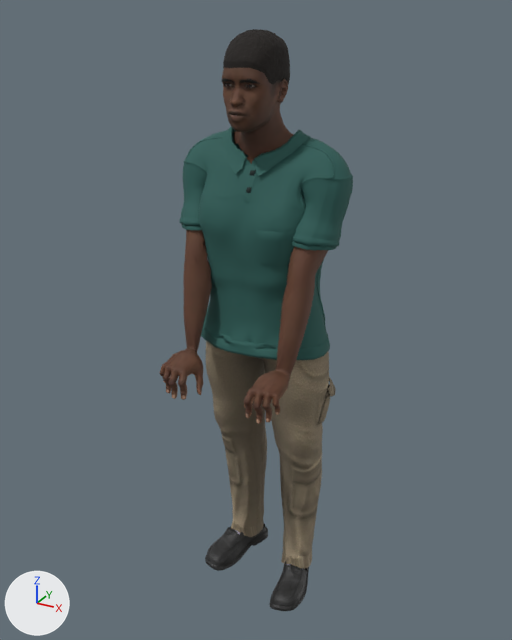
The glTF model assets/props/people-andre-stand-type-low-30.glb, before and after one commit.
Before and after are seen from a camera (50 mm lens) standing at (0.943, -1.691, 0.866) and looking at (-0.013, 0.048, -0.003). The lights are fixed; the arrows at lower left show +X, +Y and +Z. The picture after the commit comes second. Vertices at exactly the same position are counted once.

Before the edit, the objects in view are built like this:
```python
mat_human_namuhekam_male_polo_shirt = principled_material('Human.namuhekam_male_polo_shirt')
mat_human_namuhekam_male_polo_shirt.texture = img_people_andre_stand_type_low_30__4_polo_base_color_png
mat_human_namuhekam_male_polo_shirt.roughness = 0.82
me_base_001 = bpy.data.meshes.new('base.001')
me_base_001.from_pydata(...)  # 33986 vertices, 65580 faces; spans x -0.26..0.26, y -0.24..0.26, z -1.0..0.82
me_base_001.materials.append(mat_human_body)  # picture img_young_darkskinned_male_diffuse
me_base_001.materials.append(mat_human_cortu_cargo_pants)
me_base_001.materials.append(mat_human_eyebrow012)
me_base_001.materials.append(mat_human_eyelashes01)
me_base_001.materials.append(mat_human_low_poly)  # picture img_people_andre_stand_type_low_30__1_brown_eye_png_001
me_base_001.materials.append(mat_human_eyes_cornea)  # black #000000
me_base_001.materials.append(mat_human_namuhekam_male_polo_shirt)  # picture img_people_andre_stand_type_low_30__4_polo_base_color_png
me_base_001.materials.append(mat_human_shoes04)
me_base_001.materials.append(mat_human_cropped_coil_hair)
me_base_001.materials.append(mat_human_teeth_base)  # picture img_teeth
ob_people_andre_stand_type_low_30 = bpy.data.objects.new('people-andre-stand-type-low-30', me_base_001)
ob_people_andre_stand_type_low_30.location = (0.0, 0.0, 0.0)
```
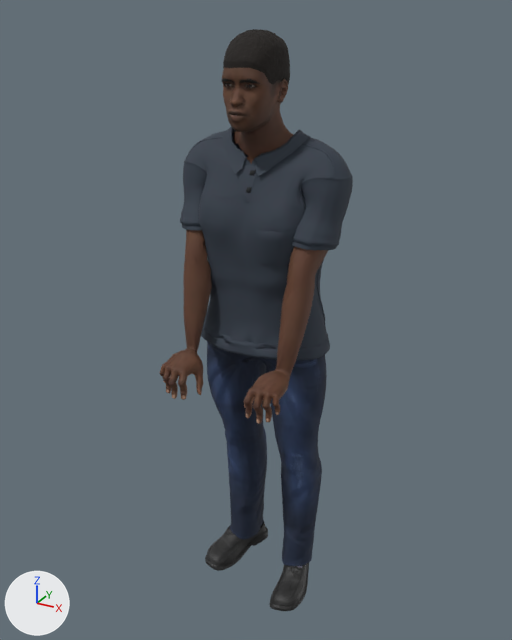
Boxes (x1, y1, x2, y2) around the edits, measured in the pictures (512 x 640 px; the box of a moved part takes in the faces that stretch with it):
'people-andre-stand-type-low-30', surface changed, reshaped: (160, 29, 353, 611) in both
part 1 of me_base_001, moved or reshaped: (161, 51, 344, 608) in both
part 2 of me_base_001, recoloured: (207, 360, 322, 515) in both

Patch to the scene script:
```diff
--- a/assets/props/people-andre-stand-type-low-30.glb.py
+++ b/assets/props/people-andre-stand-type-low-30.glb.py
@@ img_male_casualsuit04_normal @@
+img_male_casualsuit04_normal = load_image('male_casualsuit04_normal', '_unpacked/male_casualsuit04_normal', 1024, 1024, 'Non-Color')
@@ img_people_andre_stand_type_low_30__4_male_casualsuit04_diffuse_png_plain @@
+img_people_andre_stand_type_low_30__4_male_casualsuit04_diffuse_png_plain = load_image('people-andre-stand-type-low-30--4-male_casualsuit04_diffuse.png_plain', '_unpacked/people-andre-stand-type-low-30--4-male_casualsuit04_diffuse.png_plain', 1024, 1024, 'sRGB')
@@ img_people_andre_stand_type_low_30__5_polo_base_color_png @@
+img_people_andre_stand_type_low_30__5_polo_base_color_png = load_image('people-andre-stand-type-low-30--5-Polo_Base_Color.png', '_unpacked/people-andre-stand-type-low-30--5-Polo_Base_Color.png', 1024, 1024, 'sRGB')
@@ mat_human_namuhekam_male_polo_shirt @@
 mat_human_namuhekam_male_polo_shirt = principled_material('Human.namuhekam_male_polo_shirt')
-mat_human_namuhekam_male_polo_shirt.texture = img_people_andre_stand_type_low_30__4_polo_base_color_png
+mat_human_namuhekam_male_polo_shirt.texture = img_people_andre_stand_type_low_30__5_polo_base_color_png
 mat_human_namuhekam_male_polo_shirt.roughness = 0.82
@@ mat_human_male_casualsuit04_pants @@
+mat_human_male_casualsuit04_pants = bpy.data.materials.new('Human.male_casualsuit04_pants')
+# uses the picture img_male_casualsuit04_normal
+# uses the picture img_people_andre_stand_type_low_30__4_male_casualsuit04_diffuse_png_plain
@@ me_base_001 @@
 # used by ob_people_andre_stand_type_low_30; location = (0.0, 0.0, 0.0)
-me_base_001.from_pydata(...)  # 33986 vertices, 65580 faces; spans x -0.26..0.26, y -0.24..0.26, z -1.0..0.82
+me_base_001.from_pydata(...)  # 34218 vertices, 66174 faces; spans x -0.26..0.26, y -0.24..0.26, z -1.0..0.82
+# me_base_001 part 1: 737 vertices moved within x -0.25..0.25, y -0.22..0.25, z -0.99..0.76; 2578 vertices removed from x -0.26..0.25, y -0.06..0.25, z -0.95..0.46; 2794 vertices added at x -0.26..0.24, y -0.07..0.25, z -0.96..0.62
+# me_base_001 part 2: 136 faces spanning x -0.21..0.21, y -0.01..0.25, z -0.92..-0.04 switch from mat_human_cortu_cargo_pants to mat_human_male_casualsuit04_pants
+# other edits to the shape of me_base_001 do not show in these pictures
 me_base_001.materials.append(mat_human_body)
```
